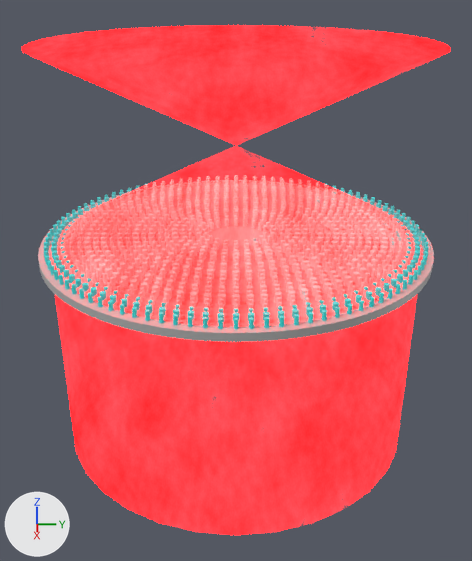
The Blender file layout.blend: old version first, new version second.
Both versions are drawn from a 50 mm camera at (15.97, 0.0, 6.51) aimed at (0.34, 0.0, -1.02). The lights are fixed; the arrows at lower left show +X, +Y and +Z. The first picture is the older version.

Objects in the first picture: 'substrate', '光', '圓柱體.001'.
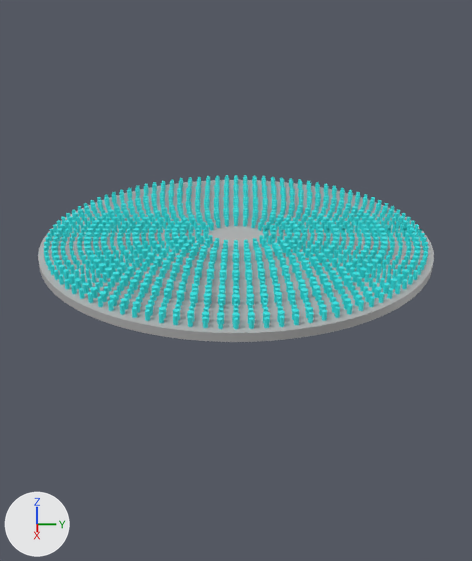
Changed parts and their boxes [x1, y1, x2, y2] in the pictures (472 x 561 px):
'光', hidden
    before: [60, 25, 450, 522]

The change, as a list of edits to the scene's bpy script:
```text
Change ob_光:
    add ob_光.hide_render = True
```
